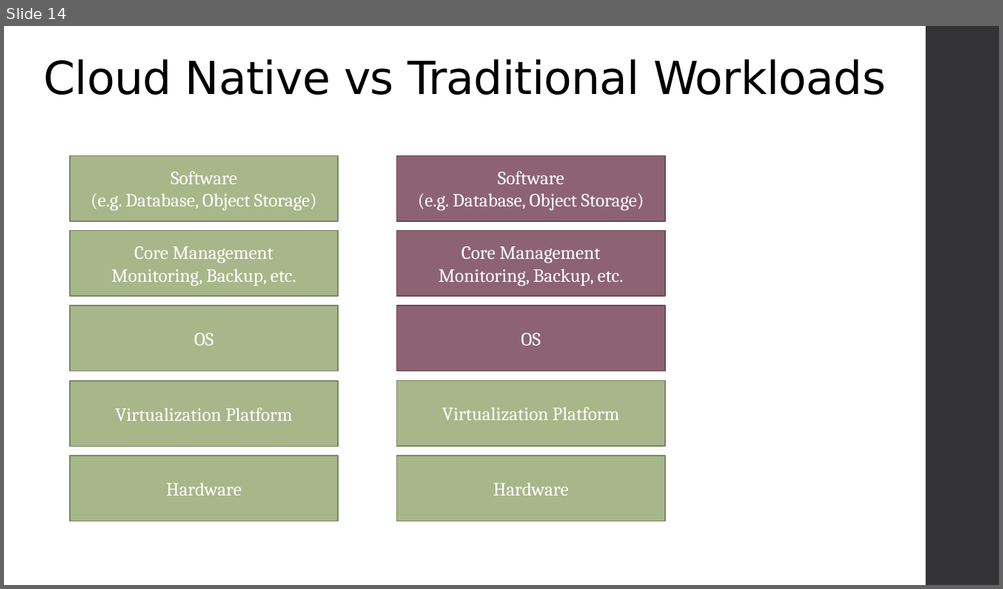
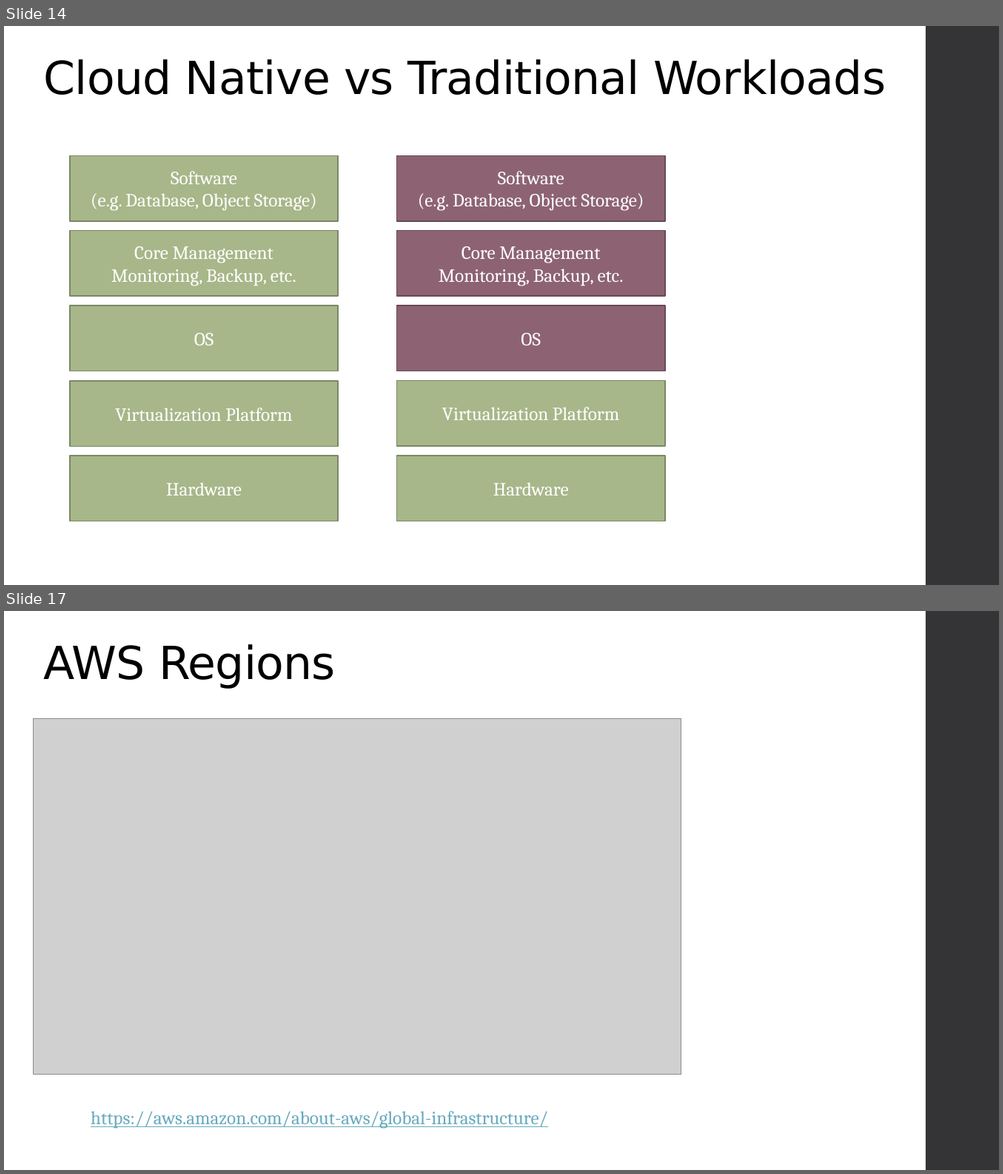
Before and after one commit to varadinov/DevSecOps, a slide deck: 05_cloud_computing_big_picture/05_cloud_computing_big_picture.pptx. Shown one above the other, each under a label of ours: slide 14 before the commit, slides 14 and 17 after it; the slides between them are not shown. The pictures are 1003x589 and 1003x1174 pixels, drawn with LibreOffice and Linux fonts; fonts in the diff are those of the drawing; grey boxes stand for pictures; background and template pictures are left out. Boxes give left, top, right and bottom in pixels: in the first picture for what was removed or moved away, otherwise in the second. Text is boxed around its words. In the diff, an @@ line names an element or a change of style, - is before the commit and + after.

```diff
--- a/05_cloud_computing_big_picture/05_cloud_computing_big_picture.pptx
+++ b/05_cloud_computing_big_picture/05_cloud_computing_big_picture.pptx
@@ slide 17 added at bbox=[4, 611, 999, 1170], background picture (left out); not listed: 1 template element that a slide beside it also shows @@
@@ title added at bbox=[43, 644, 336, 689], 44 pt, text #000000 @@
+AWS Regions
@@ picture added at bbox=[34, 719, 681, 1075] @@
@@ text added at bbox=[91, 1111, 548, 1129], 18 pt, text #67AABF, underline @@
+https://aws.amazon.com/about-aws/global-infrastructure/
```
Also in this commit, not shown: 6 other slides added, 1 slide removed, 16 other files.
